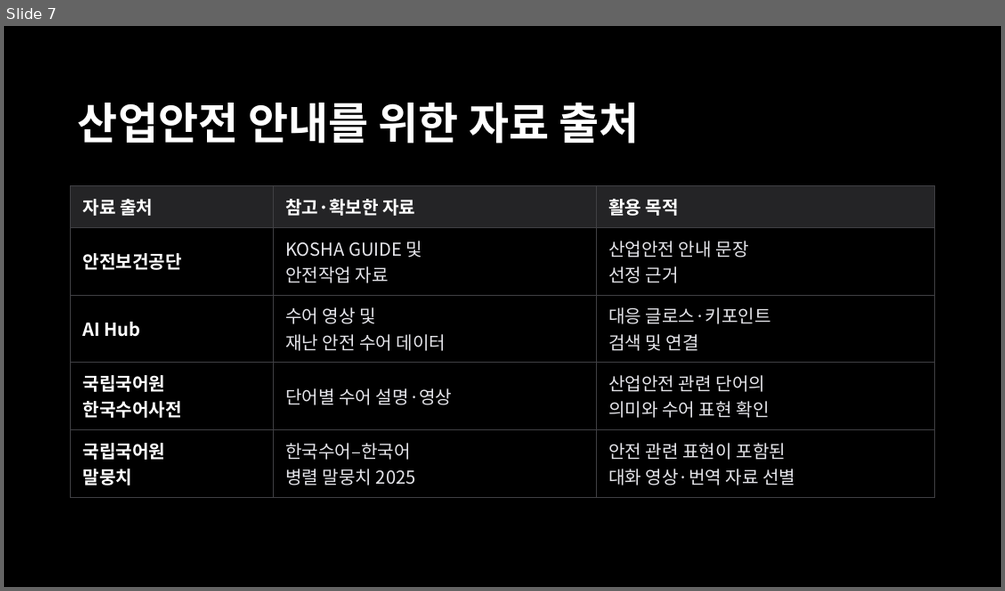
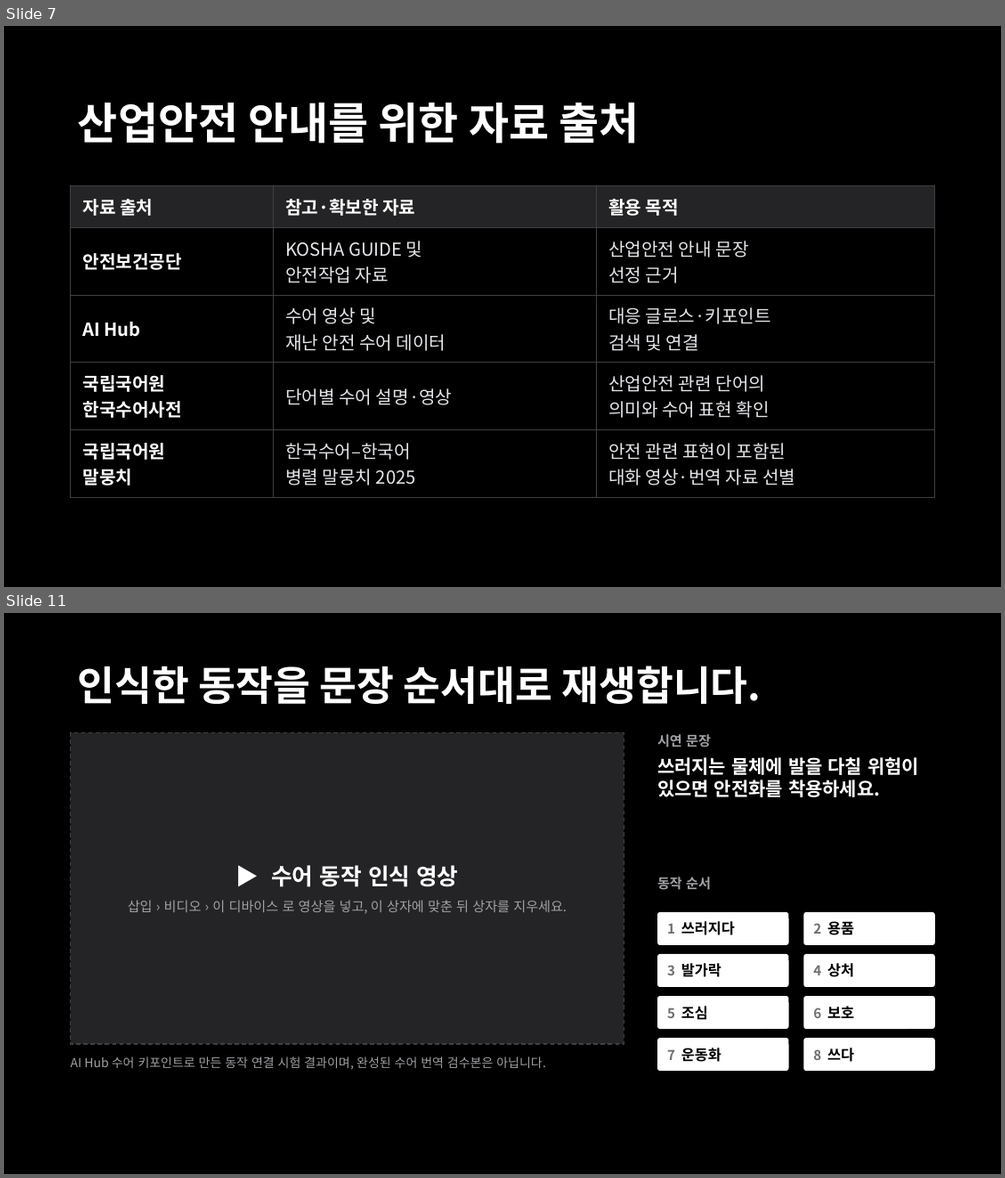
Before and after one commit to BioCode67/AI-service-project, a slide deck: 이음_추가.pptx. Shown one above the other, each under a label of ours: slide 7 before the commit, slides 7 and 11 after it; the slides between them are not shown. The pictures are 1005x591 and 1005x1178 pixels, drawn with LibreOffice and Linux fonts; fonts in the diff are those of the drawing. Boxes give left, top, right and bottom in pixels: in the first picture for what was removed or moved away, otherwise in the second. Text is boxed around its words. In the diff, an @@ line names an element or a change of style, - is before the commit and + after.

```diff
--- a/이음_추가.pptx
+++ b/이음_추가.pptx
@@ slide 11 added at (x1=4, y1=613, x2=1001, y2=1174), background #000000 @@
@@ text added at (x1=78, y1=666, x2=760, y2=704), 39 pt, text #FFFFFF, bold @@
+인식한 동작을 문장 순서대로 재생합니다.
@@ rectangle added at (x1=71, y1=732, x2=624, y2=1044), fill #242426, outline #404044 1 pt dashed, 13 pt, text #A1A1A6 @@
+▶ 수어 동작 인식 영상
+삽입 › 비디오 › 이 디바이스 로 영상을 넣고, 이 상자에 맞춘 뒤 상자를 지우세요.
@@ text added at (x1=657, y1=734, x2=919, y2=797), 18 pt, text #FFFFFF, bold @@
+시연 문장
+쓰러지는 물체에 발을 다칠 위험이 있으면 안전화를 착용하세요.
@@ text added at (x1=657, y1=876, x2=711, y2=890), 13 pt, text #A1A1A6, bold @@
+동작 순서
@@ rounded rectangle added at (x1=657, y1=912, x2=789, y2=945), fill #FFFFFF, 14 pt, text #000000, bold @@
+1 쓰러지다
@@ rounded rectangle added at (x1=803, y1=912, x2=935, y2=945), fill #FFFFFF, 14 pt, text #000000, bold @@
+2 용품
@@ rounded rectangle added at (x1=657, y1=954, x2=789, y2=987), fill #FFFFFF, 14 pt, text #000000, bold @@
+3 발가락
@@ rounded rectangle added at (x1=803, y1=954, x2=935, y2=987), fill #FFFFFF, 14 pt, text #000000, bold @@
+4 상처
@@ rounded rectangle added at (x1=657, y1=996, x2=789, y2=1029), fill #FFFFFF, 14 pt, text #000000, bold @@
+5 조심
@@ rounded rectangle added at (x1=803, y1=996, x2=935, y2=1029), fill #FFFFFF, 14 pt, text #000000, bold @@
+6 보호
@@ rounded rectangle added at (x1=657, y1=1038, x2=789, y2=1070), fill #FFFFFF, 14 pt, text #000000, bold @@
+7 운동화
@@ rounded rectangle added at (x1=803, y1=1038, x2=935, y2=1070), fill #FFFFFF, 14 pt, text #000000, bold @@
+8 쓰다
@@ text added at (x1=71, y1=1056, x2=546, y2=1070), 12 pt, text #A1A1A6 @@
+AI Hub 수어 키포인트로 만든 동작 연결 시험 결과이며, 완성된 수어 번역 검수본은 아닙니다.
```
Also in this commit, not shown: 2 slides changed, 1 other slide added.
